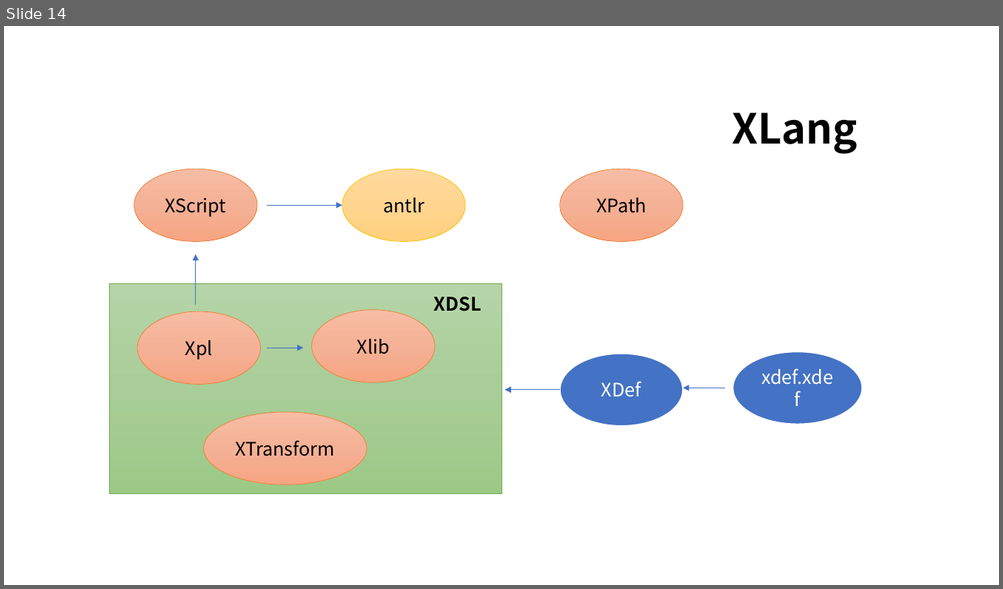
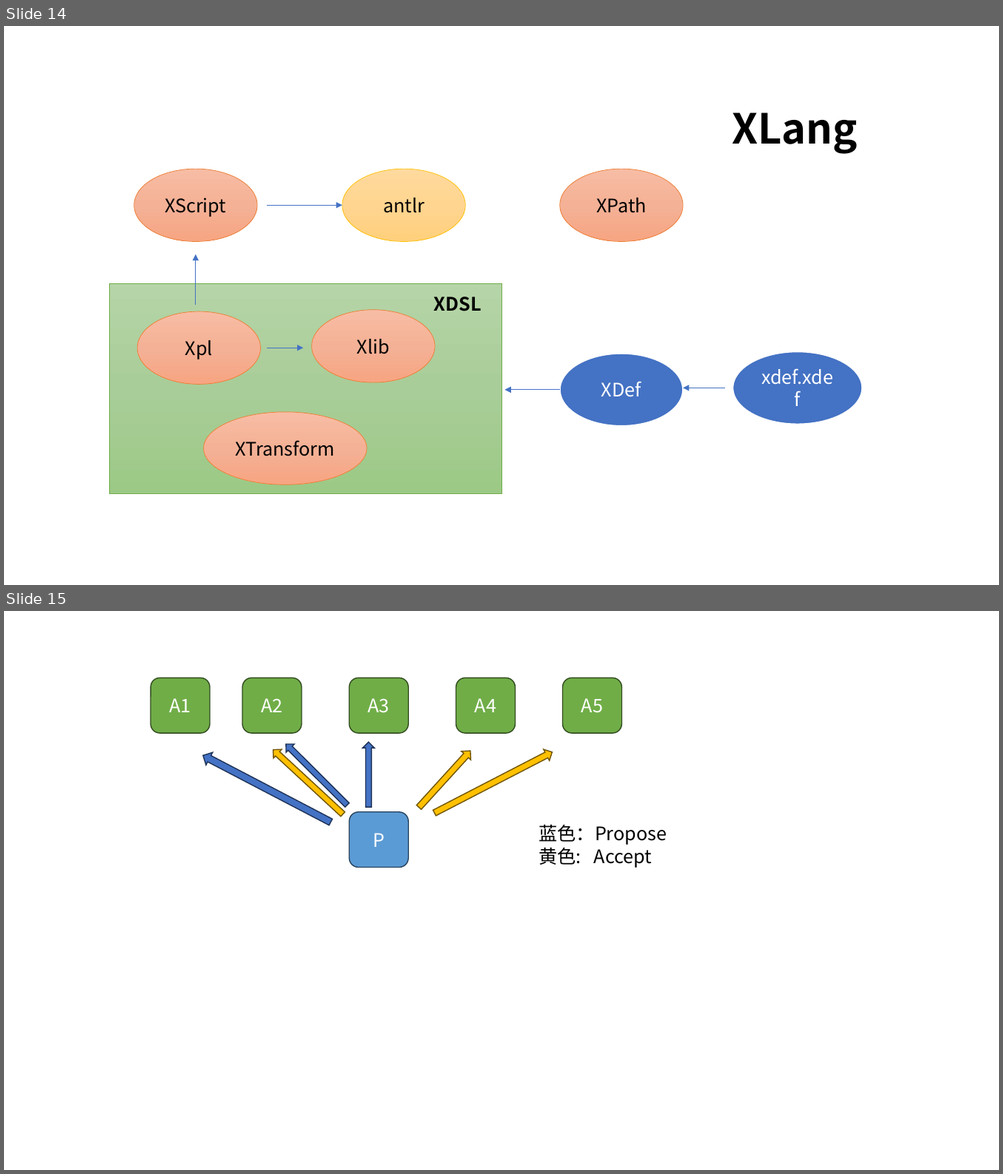
Before and after one commit to nop-platform/nop-entropy-docs, a slide deck: src/ppt/ref-images.pptx. Shown one above the other, each under a label of ours: slide 14 before the commit, slides 14 and 15 after it. The pictures are 1003x589 and 1003x1174 pixels, drawn with LibreOffice and Linux fonts; fonts in the diff are those of the drawing. Boxes give left, top, right and bottom in pixels: in the first picture for what was removed or moved away, otherwise in the second. Text is boxed around its words. In the diff, an @@ line names an element or a change of style, - is before the commit and + after.

```diff
--- a/src/ppt/ref-images.pptx
+++ b/src/ppt/ref-images.pptx
@@ slide 15 added at [4,611,999,1170], background #FFFFFF @@
@@ rounded rectangle added at [151,678,210,733], fill #70AD47, outline #314C1F 1 pt, 18 pt, text #FFFFFF @@
+A1
@@ rounded rectangle added at [243,678,301,733], fill #70AD47, outline #314C1F 1 pt, 18 pt, text #FFFFFF @@
+A2
@@ rounded rectangle added at [350,678,408,733], fill #70AD47, outline #314C1F 1 pt, 18 pt, text #FFFFFF @@
+A3
@@ rounded rectangle added at [456,678,515,733], fill #70AD47, outline #314C1F 1 pt, 18 pt, text #FFFFFF @@
+A4
@@ rounded rectangle added at [563,678,622,733], fill #70AD47, outline #314C1F 1 pt, 18 pt, text #FFFFFF @@
+A5
@@ down arrow added at [282,741,352,810], fill #4472C4, outline #1E3256 1 pt @@
@@ down arrow added at [363,742,375,807], fill #4472C4, outline #1E3256 1 pt @@
@@ down arrow added at [200,749,334,829], fill #4472C4, outline #1E3256 1 pt @@
@@ right arrow added at [269,745,347,818], fill #FFC000, outline #705400 1 pt @@
@@ right arrow added at [414,747,475,812], fill #FFC000, outline #705400 1 pt @@
@@ right arrow added at [432,747,555,819], fill #FFC000, outline #705400 1 pt @@
@@ rounded rectangle added at [350,812,408,868], fill #5B9BD5, outline #28445D 1 pt, 18 pt, text #FFFFFF @@
+P
@@ text added at [538,824,666,868], 18 pt, text #000000 @@
+蓝色：Propose
+黄色: Accept
```
Also in this commit, not shown: 6 other files.
